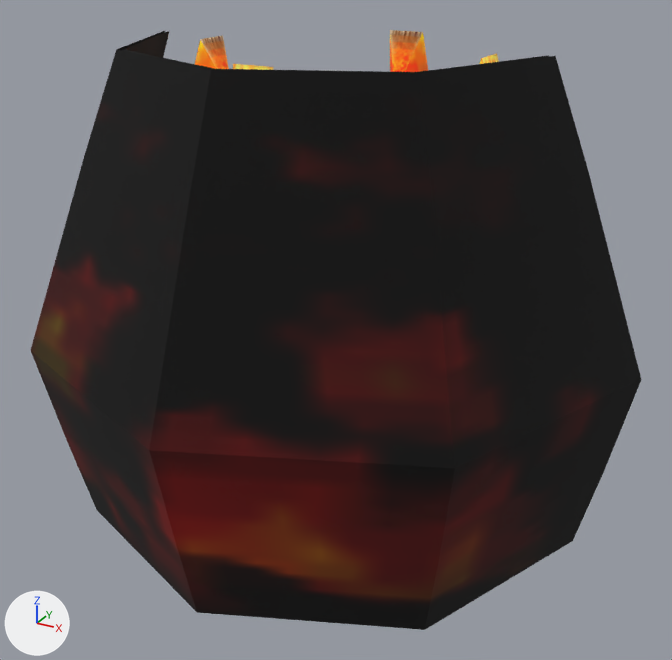
The glTF model Project/area/stage/1 sand oasis/data/environment/object/model/FlameShooter.gltf as it was, and as the next commit left it.
Before and after are seen from a 50 mm lens placed at (0.817, -1.501, 1.08), pointed at (0.029, -0.068, 0.364). Every picture has the same lights, and +X, +Y and +Z are marked at lower left.

In view in the first picture: 'FlameShooterEffect1', 'FlameShooterEffect2', 'FlameShooterMesh'.
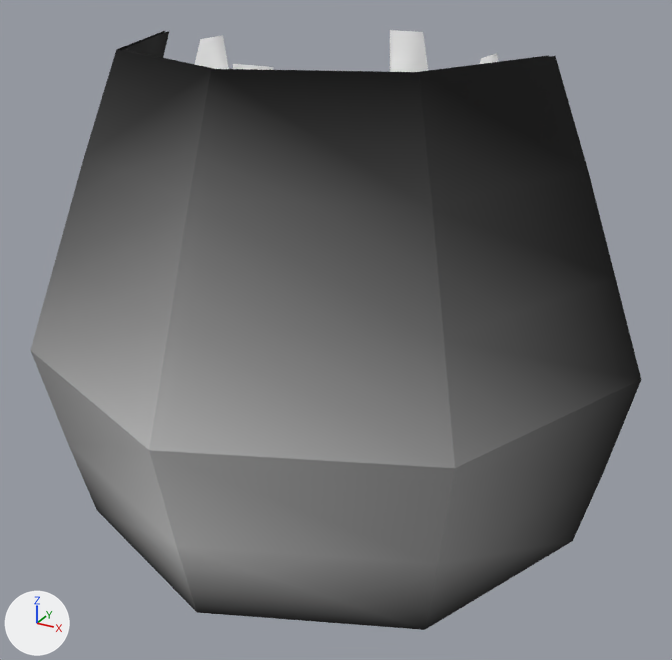
The change, as a diff of the scene's bpy script:
```diff
--- a/Project/area/stage/1 sand oasis/data/environment/object/model/FlameShooter.gltf.py
+++ b/Project/area/stage/1 sand oasis/data/environment/object/model/FlameShooter.gltf.py
@@ mat_flame_shooter_effect @@
 n2 = _N.new('ShaderNodeMix'); n2.name = 'Mix'
 n0 = _N.new('ShaderNodeBsdfPrincipled'); n0.name = 'Principled BSDF'
 n2.inputs[0].default_value = 1.0  # 'Factor'
-n3 = _N.new('ShaderNodeMath'); n3.name = 'Math'
-n3.operation = 'MULTIPLY'
+n2.inputs[7].default_value = (0.8, 0.8, 0.8, 1.0)  # 'B', white #e7e7e7
 n4 = _N.new('ShaderNodeVertexColor'); n4.name = 'Color Attribute'
-n5 = _N.new('ShaderNodeTexImage'); n5.name = 'Image Texture'
-n5.image = img_flame_shooter_effect
 _L.new(n0.outputs[0], n1.inputs[0])  # 'BSDF' to 'Surface'
 _L.new(n2.outputs[2], n0.inputs[0])  # 'Result' to 'Base Color'
-_L.new(n3.outputs[0], n0.inputs[4])  # 'Value' to 'Alpha'
-_L.new(n4.outputs[0], n2.inputs[7])  # 'Color' to 'B'
-_L.new(n4.outputs[1], n3.inputs[1])  # 'Alpha' to 'Value'
-_L.new(n5.outputs[0], n2.inputs[6])  # 'Color' to 'A'
-_L.new(n5.outputs[1], n3.inputs[0])  # 'Alpha' to 'Value'
+_L.new(n4.outputs[0], n2.inputs[6])  # 'Color' to 'A'
+_L.new(n4.outputs[1], n0.inputs[4])  # 'Alpha' to 'Alpha'
@@ mat_flame_shooter @@
 n2 = _N.new('ShaderNodeMix'); n2.name = 'Mix'
 n2.inputs[0].default_value = 1.0  # 'Factor'
+n2.inputs[7].default_value = (0.8, 0.8, 0.8, 1.0)  # 'B', white #e7e7e7
 n3 = _N.new('ShaderNodeVertexColor'); n3.name = 'Color Attribute'
-n4 = _N.new('ShaderNodeTexImage'); n4.name = 'Image Texture'
-n4.image = img_flame_shooter
 _L.new(n0.outputs[0], n1.inputs[0])  # 'BSDF' to 'Surface'
 _L.new(n2.outputs[2], n0.inputs[0])  # 'Result' to 'Base Color'
-_L.new(n3.outputs[0], n2.inputs[7])  # 'Color' to 'B'
-_L.new(n4.outputs[0], n2.inputs[6])  # 'Color' to 'A'
+_L.new(n3.outputs[0], n2.inputs[6])  # 'Color' to 'A'
```

What differs and where, as boxes (x1, y1, x2, y2) in the pictures (672 x 660 px):
'FlameShooterEffect2', surface changed: (31, 63, 633, 629) in both
'FlameShooterMesh', surface changed (orange to white): (195, 30, 499, 72) in both
'FlameShooterEffect1', surface changed: (191, 61, 502, 73) in both
